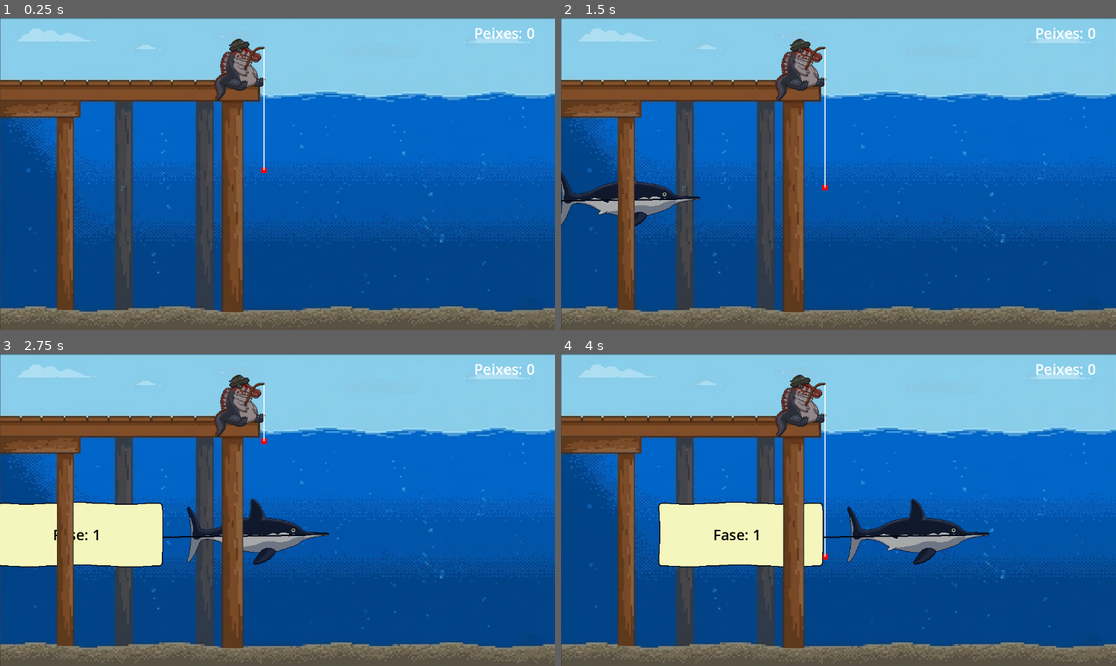
Above: before the commit, frames 1-4 (two rows, left to right).
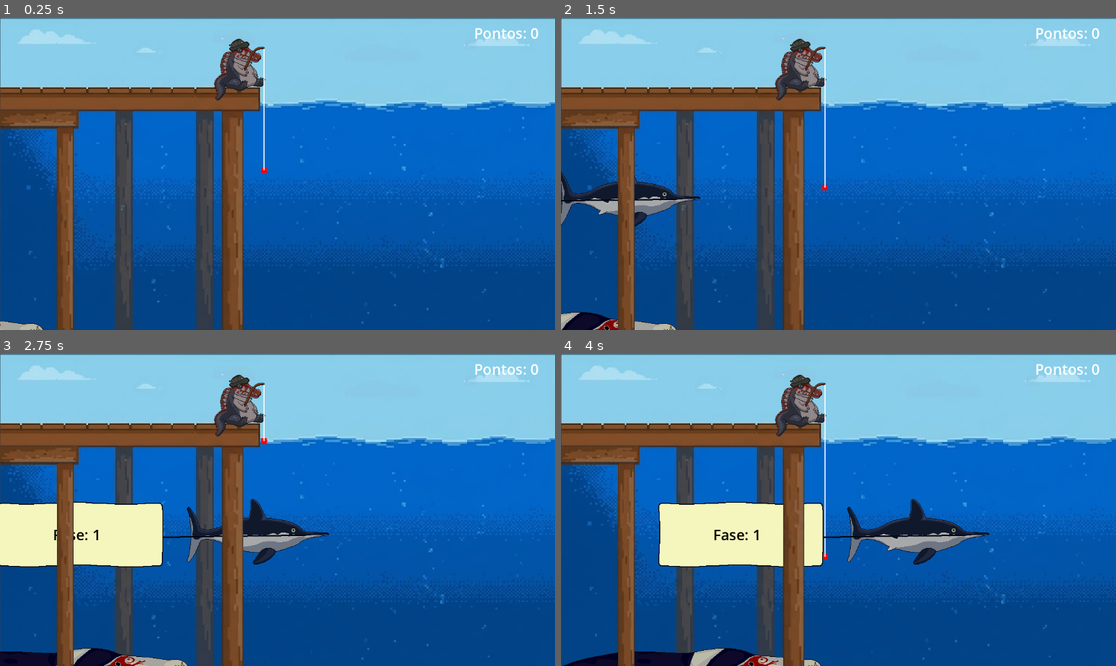
Above: after the commit, the same moments.

Repository: Kansbock/Spino-fish
Game: Godot game, scene res://cena.tscn
The game is run twice, just before and just after one commit, with the same random seed, the same clock (stepped at 60 frames per second) and the same inputs.
Inputs (mouse positions are in pixels of both pictures, inside the frame that each line leads up to):
- Up to frame 1 (0.25 s): no input
- Up to frame 2 (1.5 s): tap Enter at 0.5 s; move the mouse to (960, 158) at 0.52 s; click (960, 158) at 0.6 s; move the mouse to (727, 189) at 1.27 s; click (727, 189) at 1.35 s
- Up to frame 3 (2.75 s): move the mouse to (333, 441) at 2.02 s; click (333, 441) at 2.1 s
- Up to frame 4 (4 s): move the mouse to (810, 572) at 2.77 s; click (810, 572) at 2.85 s; move the mouse to (1005, 556) at 3.52 s; click (1005, 556) at 3.6 s

The runs differ from the first frame. In frame 1, 17% of the frame differs, in the area x 0-100%, y 3-100%; in frame 2, 17%; in frame 3, 17%; in frame 4, 17%.

Commit message:
liopleurodon

Diff:
--- a/Scripts/GameManager.gd
+++ b/Scripts/GameManager.gd
@@ -6,8 +6,8 @@
 signal score_changed
 signal next_level
 
-func add_score():
-	score += 1
+func add_score(score):
+	score += score
 	emit_signal("score_changed", score)
 
 func change_level():
--- a/Scripts/bait.gd
+++ b/Scripts/bait.gd
@@ -5,6 +5,9 @@
 
 @onready var player = get_node("/root/Scene/Player")
 var fish = false
+
+func _ready():
+	add_to_group("bait")
 
 func _physics_process(delta):
 	var mouse_y = get_global_mouse_position().y
--- a/Scripts/coel.gd
+++ b/Scripts/coel.gd
@@ -36,7 +36,7 @@
 		return
 	if target and caught and global_position.y < 200 and Input.is_action_just_pressed("click"):
 			target.fish = false
-			GameManager.add_score()
+			GameManager.add_score(1)
 			queue_free()
 	if caught and target:
 		global_position = target.global_position + Vector2(0, 10)
--- /dev/null
+++ b/Scripts/liopleurodon.gd
@@ -0,0 +1,44 @@
+extends CharacterBody2D
+
+@export var bottom_speed := 120.0
+@export var mid_speed := 200.0
+@export var bottom_y_offset := 60.0
+
+var direction := 1
+var phase := 1
+var last_direction := 0
+
+func _ready():
+	_place_for_phase()
+
+func _place_for_phase():
+	var screen_size = get_viewport_rect().size
+	if phase == 1:
+		global_position.y = screen_size.y + bottom_y_offset
+		global_position.x = -300 if direction == 1 else screen_size.x + 300
+	else:
+		global_position.y = screen_size.y / 2.0
+		global_position.x = -300 if direction == 1 else screen_size.x + 300
+
+func _physics_process(delta):
+	var screen_size = get_viewport_rect().size
+
+	if phase == 1:
+		global_position.y = screen_size.y + bottom_y_offset
+		velocity.x = bottom_speed * direction
+		move_and_slide()
+
+		if global_position.x < -400 or global_position.x > screen_size.x + 400:
+			direction = -direction
+			phase = 2
+			_place_for_phase()
+	else:
+		velocity.x = mid_speed * direction
+		move_and_slide()
+
+		if global_position.x < -400 or global_position.x > screen_size.x + 400:
+			queue_free()
+
+	if direction != last_direction:
+		scale.x = -direction
+		last_direction = direction
--- a/Scripts/salmon.gd
+++ b/Scripts/salmon.gd
@@ -1,18 +1,32 @@
 extends CharacterBody2D
 
 @export var speed := 100.0
+@export var fall_speed := 400.0
+@export var dodge_speed := 350.0
+@export var dodge_detection_distance := 450.0
+@export var dodge_vertical_threshold := 120.0
+@export var hesitate_duration := 1.0
+@export var hesitate_speed_factor := 0.12
+@export var post_hesitate_speed := 300.0
+
 var direction := 1
 var caught = false
 var target = null
 var last_direction := 0
 var falling := false
-@export var fall_speed := 400.0
+
+var dodging := false
+var dodge_direction := 0
+var dodge_target = null
+
+var hesitating := false
+var hesitate_timer := 0.0
+var has_dodged := false
 
 func fall_down():
 	falling = true
 	caught = false
 	target = null
-
 	rotation = deg_to_rad(180)
 	velocity = Vector2.ZERO
 
@@ -24,30 +38,100 @@
 func _ready():
 	add_to_group("fish")
 
+func _find_bait_ahead():
+	for bait in get_tree().get_nodes_in_group("bait"):
+		if bait.fish:
+			continue
+		var dx = bait.global_position.x - global_position.x
+		var dy = bait.global_position.y - global_position.y
+		if sign(dx) == direction and abs(dx) < dodge_detection_distance and abs(dy) < dodge_vertical_threshold:
+			return bait
+	return null
 
 func _physics_process(delta):
 	if falling:
 		velocity.y = fall_speed
 		move_and_slide()
-
-		var screen_size = get_viewport_rect().size
-		if global_position.y > screen_size.y + 50:
+		if global_position.y > get_viewport_rect().size.y + 50:
 			queue_free()
 		return
+
 	if target and caught and global_position.y < 200 and Input.is_action_just_pressed("click"):
-			target.fish = false
-			GameManager.add_score()
-			queue_free()
+		target.fish = false
+		GameManager.add_score(2)
+		queue_free()
+
 	if caught and target:
 		global_position = target.global_position + Vector2(0, 10)
 		rotation = deg_to_rad(90)
 		z_as_relative = false
 		z_index = 100
 		return
-	velocity.x = speed * direction
-	move_and_slide()
 
 	var screen_size = get_viewport_rect().size
+
+	# Verifica se ainda faz sentido continuar desviando
+	if dodging:
+		if not is_instance_valid(dodge_target):
+			dodging = false
+			dodge_direction = 0
+			dodge_target = null
+		else:
+			var dx_to_bait = dodge_target.global_position.x - global_position.x
+			if sign(dx_to_bait) != direction or abs(dx_to_bait) > dodge_detection_distance:
+				dodging = false
+				dodge_direction = 0
+				dodge_target = null
+
+	# Conta o tempo de hesitação antes de desviar de verdade
+	if hesitating:
+		if not is_instance_valid(dodge_target):
+			hesitating = false
+			hesitate_timer = 0.0
+			dodge_target = null
+		else:
+			hesitate_timer += delta
+			if hesitate_timer >= hesitate_duration:
+				hesitating = false
+				hesitate_timer = 0.0
+				dodging = true
+				has_dodged = true
+
+	# Detecta isca à frente e inicia hesitação
+	if not dodging and not hesitating:
+		var bait = _find_bait_ahead()
+		if bait:
+			hesitating = true
+			hesitate_timer = 0.0
+			dodge_target = bait
+			var dy = bait.global_position.y - global_position.y
+			dodge_direction = -1 if dy >= 0 else 1
+
+			var min_y = 240.0
+			var max_y = screen_size.y - 100.0
+			if dodge_direction == -1 and (global_position.y - min_y) < 80.0:
+				dodge_direction = 1
+			elif dodge_direction == 1 and (max_y - global_position.y) < 80.0:
+				dodge_direction = -1
+
+	var effective_speed = speed * hesitate_speed_factor if hesitating else (post_hesitate_speed if (dodging or has_dodged) else speed)
+
+	velocity.x = effective_speed * direction
+
+	var spawn_min_y = 230.0
+	var spawn_max_y = screen_size.y - 90.0
+
+	if dodging:
+		var vy = dodge_speed * dodge_direction
+		if dodge_direction == -1 and global_position.y <= spawn_min_y:
+			vy = 0.0
+		elif dodge_direction == 1 and global_position.y >= spawn_max_y:
+			vy = 0.0
+		velocity.y = vy
+	else:
+		velocity.y = 0.0
+
+	move_and_slide()
 
 	if global_position.x < -50 or global_position.x > screen_size.x + 100:
 		queue_free()
--- a/Scripts/spawner.gd
+++ b/Scripts/spawner.gd
@@ -3,6 +3,7 @@
 @export var coel_scene: PackedScene
 @export var salmon_scene: PackedScene
 @export var ichthy_scene: PackedScene
+@export var liopleurodon_scene: PackedScene
 @export var object_scene: PackedScene
 @export var spawn_interval := 2.0
 @export var direction := 1
@@ -28,6 +29,9 @@
 		var ichthy = ichthy_scene.instantiate()
 		get_tree().current_scene.add_child(ichthy)
 		ichthy.global_position = Vector2(-300, 375)
+	while GameManager.fish < 45:
+		await get_tree().create_timer(spawn_interval).timeout
+		spawn_level2()
 func spawn():
 	var random_int = rng.randi_range(0, 100)
 	if random_int < 30 :
@@ -74,3 +78,79 @@
 		else:
 			log.global_position = Vector2(screen_size.x + 50, y)
 			log.direction = -1
+	if random_int > 0 && random_int <= 100 :
+		GameManager.fish += 1
+		var liopleurodon = liopleurodon_scene.instantiate()
+		get_tree().current_scene.add_child(liopleurodon)
+
+		var screen_size = get_viewport_rect().size
+
+		var y = randf_range(230, screen_size.y - 90)
+
+		if direction == 1:
+			liopleurodon.global_position = Vector2(-50, y)
+			liopleurodon.direction = 1
+		else:
+			liopleurodon.global_position = Vector2(screen_size.x + 50, y)
+			liopleurodon.direction = -1
+func spawn_level2():
+	var random_int = rng.randi_range(0, 100)
+	if random_int < 30 :
+		GameManager.fish += 1
+		var coel = coel_scene.instantiate()
+		get_tree().current_scene.add_child(coel)
+
+		var screen_size = get_viewport_rect().size
+
+		var y = randf_range(230, screen_size.y - 90)
+
+		if direction == 1:
+			coel.global_position = Vector2(-50, y)
+			coel.direction = 1
+		else:
+			coel.global_position = Vector2(screen_size.x + 50, y)
+			coel.direction = -1
+	if random_int > 45 && random_int <= 65 :
+		GameManager.fish += 1
+		var salmon = salmon_scene.instantiate()
+		get_tree().current_scene.add_child(salmon)
+
+		var screen_size = get_viewport_rect().size
+
+		var y = randf_range(230, screen_size.y - 90)
+
+		if direction == 1:
+			salmon.global_position = Vector2(-50, y)
+			salmon.direction = 1
+		else:
+			salmon.global_position = Vector2(screen_size.x + 50, y)
+			salmon.direction = -1
+	if random_int > 65 && random_int <= 70 :
+		GameManager.fish += 1
+		var liopleurodon = liopleurodon_scene.instantiate()
+		get_tree().current_scene.add_child(liopleurodon)
+
+		var screen_size = get_viewport_rect().size
+
+		var y = randf_range(230, screen_size.y - 90)
+
+		if direction == 1:
+			liopleurodon.global_position = Vector2(-50, y)
+			liopleurodon.direction = 1
+		else:
+			liopleurodon.global_position = Vector2(screen_size.x + 50, y)
+			liopleurodon.direction = -1
+	if random_int >= 30 && random_int <= 45 :
+		var log = object_scene.instantiate()
+		get_tree().current_scene.add_child(log)
+
+		var screen_size = get_viewport_rect().size
+
+		var y = randf_range(300, screen_size.y - 50)
+
+		if direction == 1:
+			log.global_position = Vector2(-50, y)
+			log.direction = 1
+		else:
+			log.global_position = Vector2(screen_size.x + 50, y)
+			log.direction = -1
--- a/cena.tscn
+++ b/cena.tscn
@@ -4,6 +4,7 @@
 [ext_resource type="Script" uid="uid://b8e0s187qumuf" path="res://Scripts/string.gd" id="1_mxkdn"]
 [ext_resource type="Texture2D" uid="uid://5bkp5v4urd0h" path="res://spinoSprite.png" id="3_w1627"]
 [ext_resource type="PackedScene" uid="uid://df2xccwsw504q" path="res://spawner.tscn" id="4_828d7"]
+[ext_resource type="PackedScene" uid="uid://djby53wveokm6" path="res://liopleurodon.tscn" id="8_liop"]
 [ext_resource type="PackedScene" uid="uid://bn6s4fu43f3nv" path="res://salmon.tscn" id="5_yan1i"]
 [ext_resource type="Texture2D" uid="uid://chqqdgateui57" path="res://background.jpeg" id="6_wjoo6"]
 [ext_resource type="Script" uid="uid://ksnxhf5n18yo" path="res://score.gd" id="7_w1627"]
@@ -72,30 +73,32 @@
 offset_top = 10.0
 offset_right = 1110.0
 offset_bottom = 52.0
-text = "Peixes: 0"
+text = "Pontos: 0"
 label_settings = SubResource("LabelSettings_w1627")
 script = ExtResource("7_w1627")
 
+[node name="Liopleurodon" parent="." instance=ExtResource("8_liop")]
+
 [node name="Background" type="Sprite2D" parent="." unique_id=196174593]
-position = Vector2(576, 324.75)
-scale = Vector2(1.125, 1.0054264)
+position = Vector2(576, 361.25003)
+scale = Vector2(1.125, 1.1186047)
 texture = ExtResource("6_wjoo6")
 
 [node name="Poste1" type="Sprite2D" parent="." unique_id=403469143]
 z_index = 60
-position = Vector2(483.25, 392)
-scale = Vector2(1.2428567, 1.0186048)
+position = Vector2(483.25, 453.5)
+scale = Vector2(1.2428567, 1.2255815)
 texture = ExtResource("7_yan1i")
 
 [node name="Poste2" type="Sprite2D" parent="." unique_id=968268224]
 z_index = 60
-position = Vector2(135.48392, 405.5)
-scale = Vector2(1.0009205, 0.9325582)
+position = Vector2(135.48392, 471.50003)
+scale = Vector2(1.0009205, 1.1511629)
 texture = ExtResource("7_yan1i")
 
 [node name="Poste3" type="Sprite2D" parent="." unique_id=162365030]
 z_index = 60
-position = Vector2(83.00001, 188)
+position = Vector2(79.00001, 208)
 rotation = 1.5707964
 scale = Vector2(1.0018419, 0.39068994)
 texture = ExtResource("7_yan1i")
--- /dev/null
+++ b/liopleurodon.tscn
@@ -0,0 +1,21 @@
+[gd_scene format=3 uid="uid://djby53wveokm6"]
+
+[ext_resource type="Script" uid="uid://djeg16ln17ywv" path="res://Scripts/liopleurodon.gd" id="1_liop"]
+[ext_resource type="Texture2D" uid="uid://1osb0mkfet8q" path="res://liopleurodonSprite.png" id="2_lclrk"]
+
+[sub_resource type="CapsuleShape2D" id="CapsuleShape2D_liop"]
+radius = 48.0
+height = 258.0
+
+[node name="Liopleurodon" type="CharacterBody2D" unique_id=905864158]
+z_index = 10
+script = ExtResource("1_liop")
+
+[node name="Sprite2D" type="Sprite2D" parent="." unique_id=793220804]
+texture = ExtResource("2_lclrk")
+
+[node name="CollisionShape2D" type="CollisionShape2D" parent="." unique_id=737063884]
+position = Vector2(-232, -58)
+rotation = 1.5707964
+shape = SubResource("CapsuleShape2D_liop")
+disabled = true
--- a/score.gd
+++ b/score.gd
@@ -5,4 +5,4 @@
 	GameManager.connect("score_changed", _on_score_changed)
 
 func _on_score_changed(new_score):
-	text = "Peixes: " + str(new_score)
+	text = "Pontos: " + str(new_score)
--- a/spawner.tscn
+++ b/spawner.tscn
@@ -3,10 +3,12 @@
 [ext_resource type="Script" uid="uid://b55t0xjxcgsp2" path="res://Scripts/spawner.gd" id="1_yp5lu"]
 [ext_resource type="PackedScene" uid="uid://cttnvfc71bfhi" path="res://coel.tscn" id="2_bphdf"]
 [ext_resource type="PackedScene" uid="uid://b7vnoxfpah2l" path="res://ichthy.tscn" id="3_7ocbr"]
+[ext_resource type="PackedScene" uid="uid://djby53wveokm6" path="res://liopleurodon.tscn" id="4_7ocbr"]
 [ext_resource type="PackedScene" uid="uid://02qcqxcdfq10" path="res://object.tscn" id="4_mv5bd"]
 
 [node name="Spawner" type="Node2D" unique_id=981566700]
 script = ExtResource("1_yp5lu")
 coel_scene = ExtResource("2_bphdf")
 ichthy_scene = ExtResource("3_7ocbr")
+liopleurodon_scene = ExtResource("4_7ocbr")
 object_scene = ExtResource("4_mv5bd")
Not shown, added: Scripts/liopleurodon.gd.uid
Binary file added: liopleurodonSprite.png
Not shown, added: liopleurodonSprite.png.import
